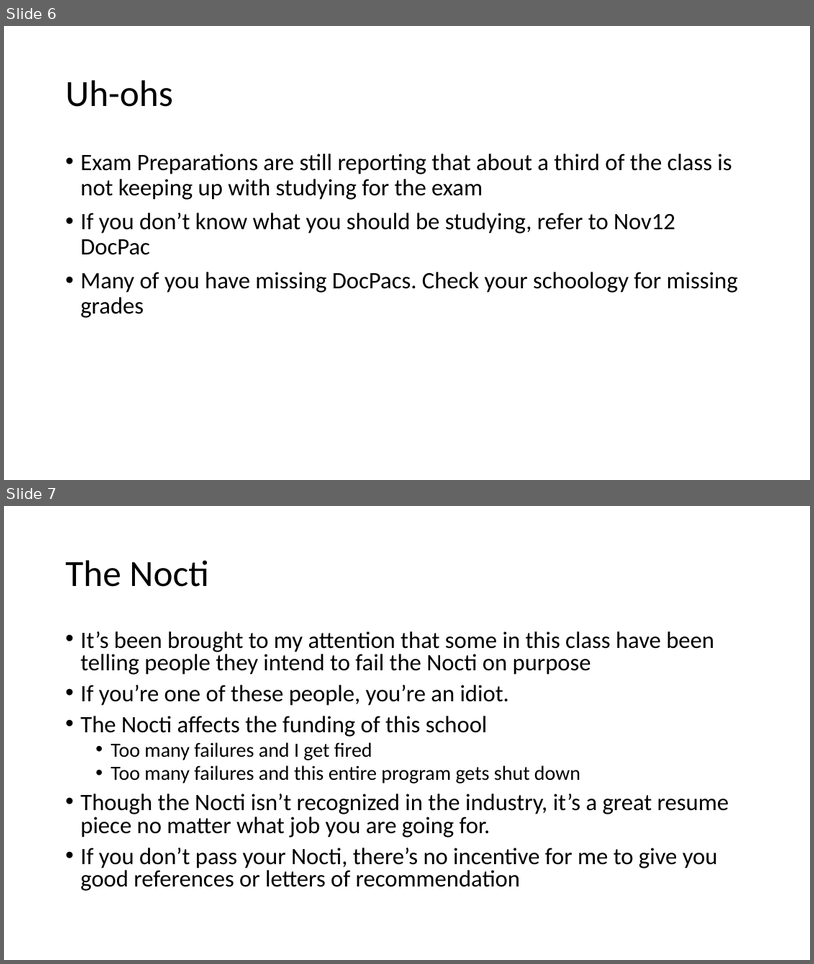
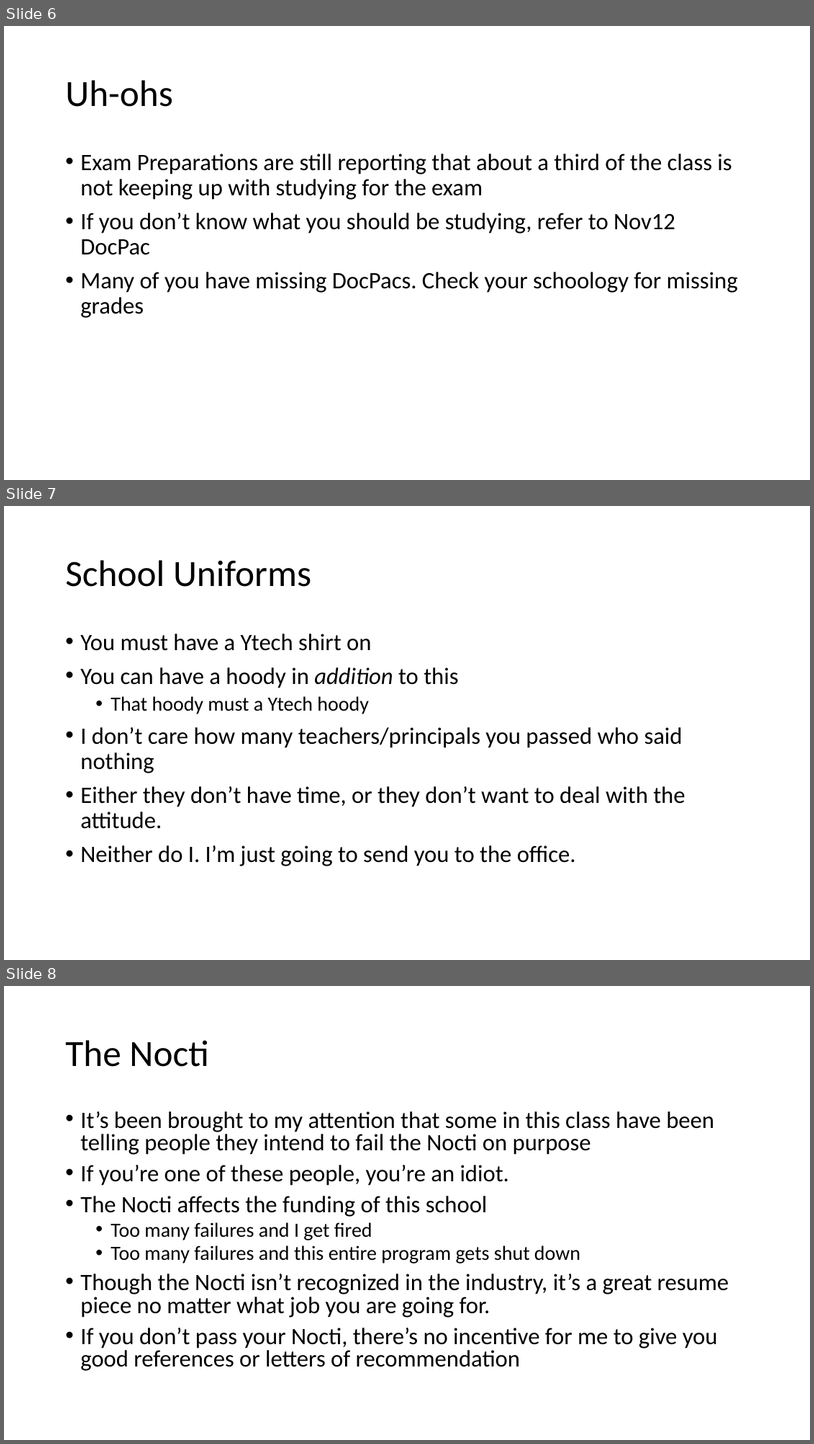
Before and after one commit to tyler2022177/docpacs2122, a slide deck: docpac_dec10/Dec3 Weekly Review.pptx. Shown one above the other, each under a label of ours: slides 6 and 7 before the commit, slides 6, 7 and 8 after it. The pictures are 814x964 and 814x1444 pixels, drawn with LibreOffice and Linux fonts; fonts in the diff are those of the drawing. Boxes give left, top, right and bottom in pixels: in the first picture for what was removed or moved away, otherwise in the second. Text is boxed around its words. In the diff, an @@ line names an element or a change of style, - is before the commit and + after.

```diff
--- a/docpac_dec10/Dec3 Weekly Review.pptx
+++ b/docpac_dec10/Dec3 Weekly Review.pptx
@@ slide 7 added at (x1=4, y1=506, x2=810, y2=960), background #FFFFFF @@
@@ title added at (x1=65, y1=560, x2=311, y2=587), 44 pt, text #000000 @@
+School Uniforms
@@ text added at (x1=80, y1=633, x2=685, y2=866), 28 pt, text #000000 @@
+• You must have a Ytech shirt on
+• You can have a hoody in addition to this
+  • That hoody must a Ytech hoody
+• I don’t care how many teachers/principals you passed who said nothing
+• Either they don’t have time, or they don’t want to deal with the attitude.
+• Neither do I. I’m just going to send you to the office.
@@ what was slide 7 is now slide 8 @@
```
